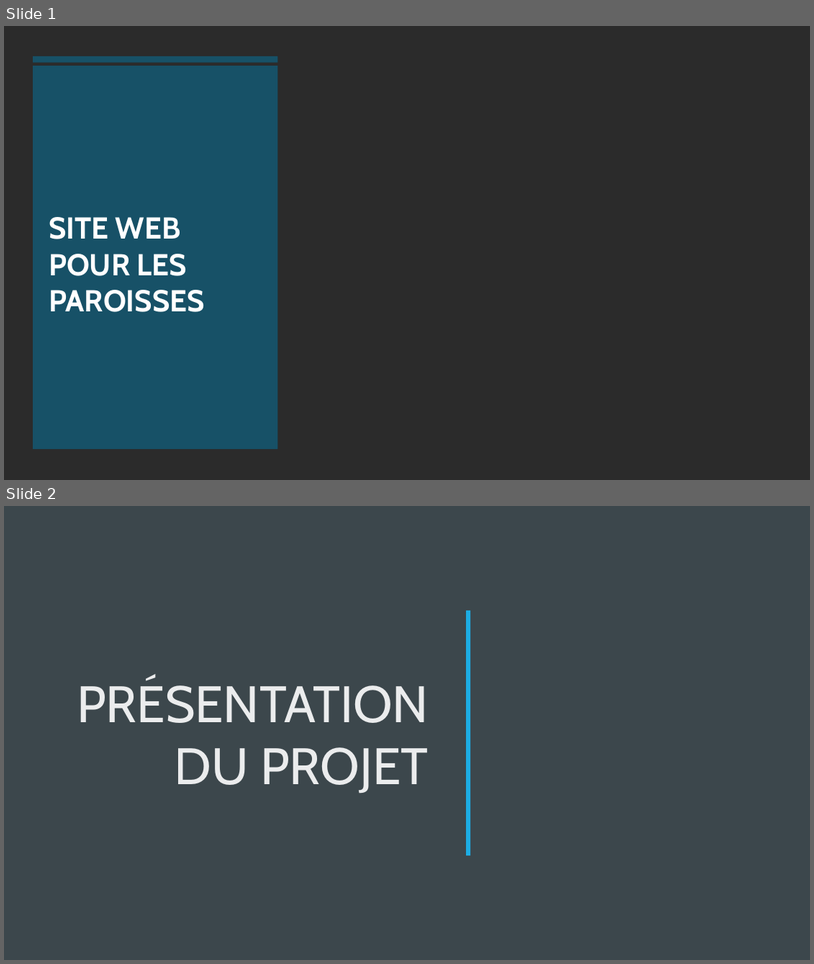
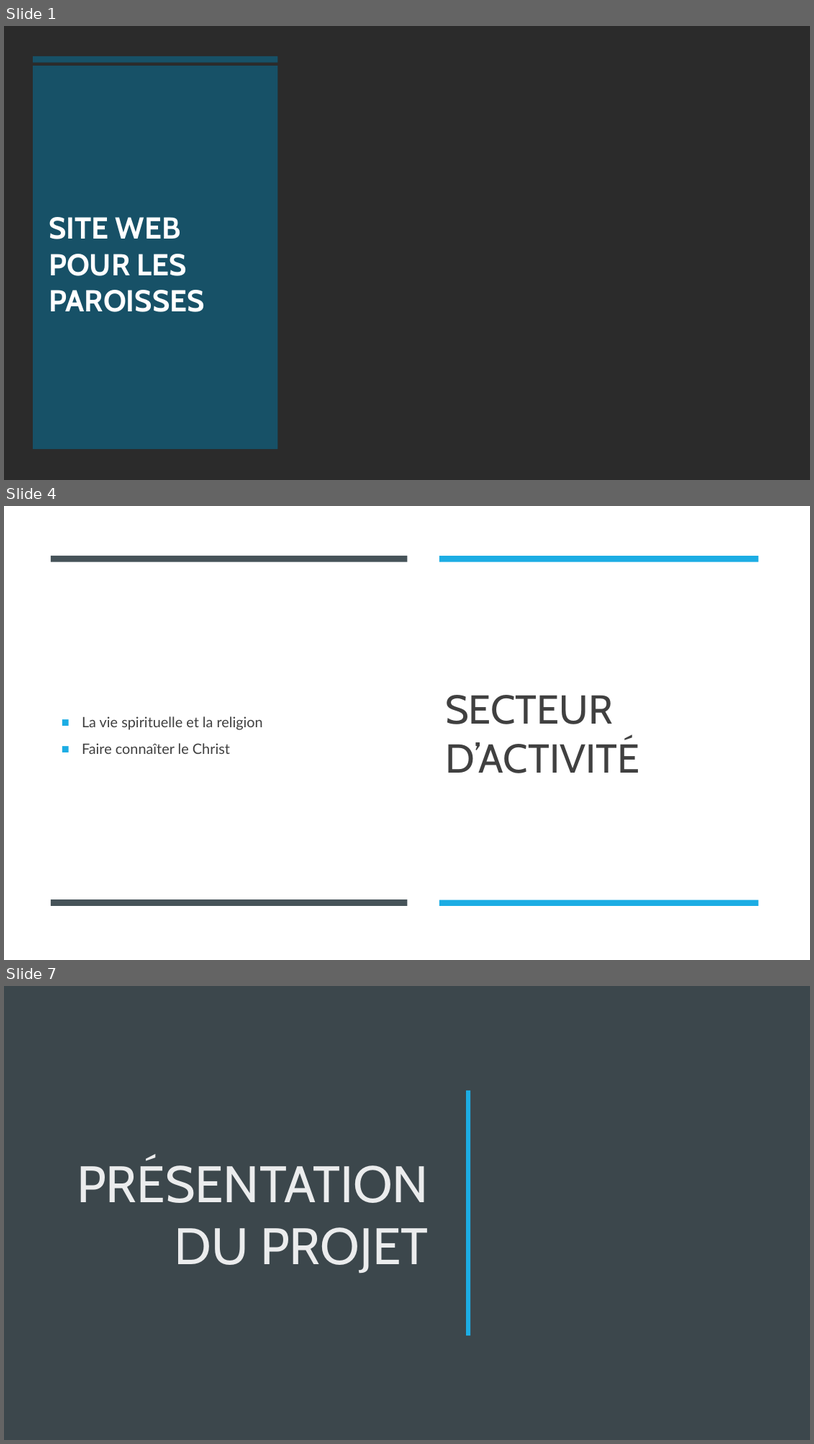
Before and after one commit to llSkyTechll/Project-ESP, a slide deck: ProjetESP.pptx. Shown one above the other, each under a label of ours: slides 1 and 2 before the commit, slides 1, 4 and 7 after it; the slides between them are not shown. The pictures are 814x964 and 814x1444 pixels, drawn with LibreOffice and Linux fonts; fonts in the diff are those of the drawing; background and template pictures are left out; a plain dark background stands for a picture behind light text. Boxes give left, top, right and bottom in pixels: in the first picture for what was removed or moved away, otherwise in the second. Text is boxed around its words. In the diff, an @@ line names an element or a change of style, - is before the commit and + after.

```diff
--- a/ProjetESP.pptx
+++ b/ProjetESP.pptx
@@ slide 4 added at (x1=4, y1=506, x2=810, y2=960), background #FFFFFF @@
@@ rectangle added at (x1=4, y1=506, x2=810, y2=960), fill #FFFFFF @@
@@ rectangle added at (x1=51, y1=556, x2=407, y2=561), fill #465359 @@
@@ rectangle added at (x1=440, y1=556, x2=759, y2=561), fill #1CADE4 @@
@@ title added at (x1=445, y1=695, x2=640, y2=773), 48 pt, text #404040 @@
+SECTEUR D’ACTIVITÉ
@@ text added at (x1=82, y1=716, x2=263, y2=754), 17 pt, text #404040 @@
+■ La vie spirituelle et la religion
+■ Faire connaîter le Christ
@@ rectangle added at (x1=51, y1=899, x2=407, y2=906), fill #465359 @@
@@ rectangle added at (x1=440, y1=900, x2=759, y2=906), fill #1CADE4 @@
@@ what was slide 2 is now slide 7 @@
```
Also in this commit, not shown: 1 slide changed, 4 other slides added, 1 other file.
